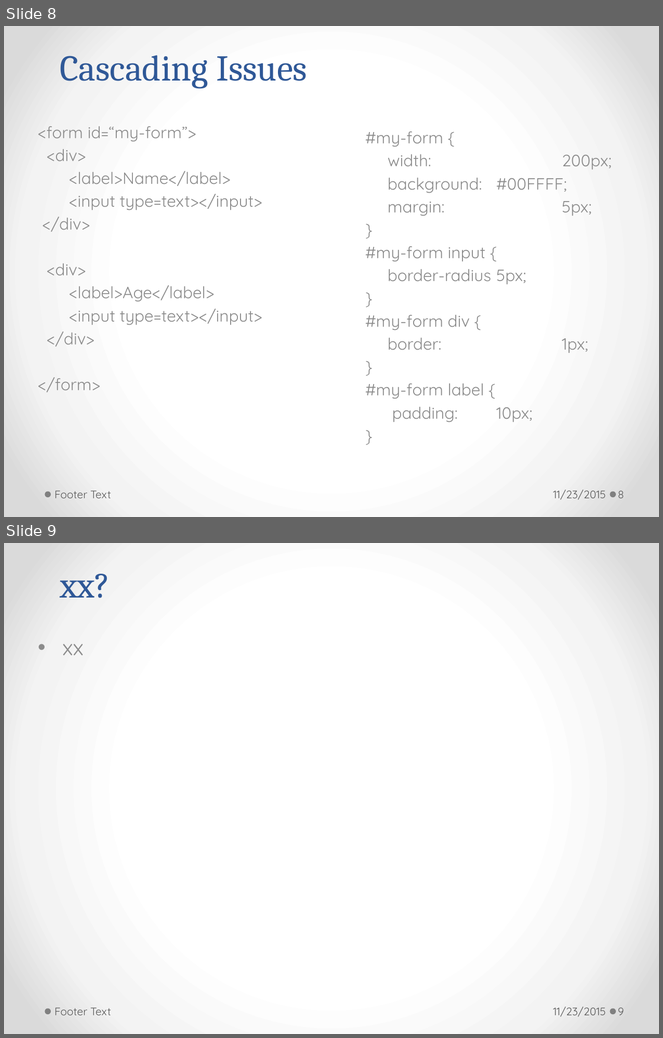
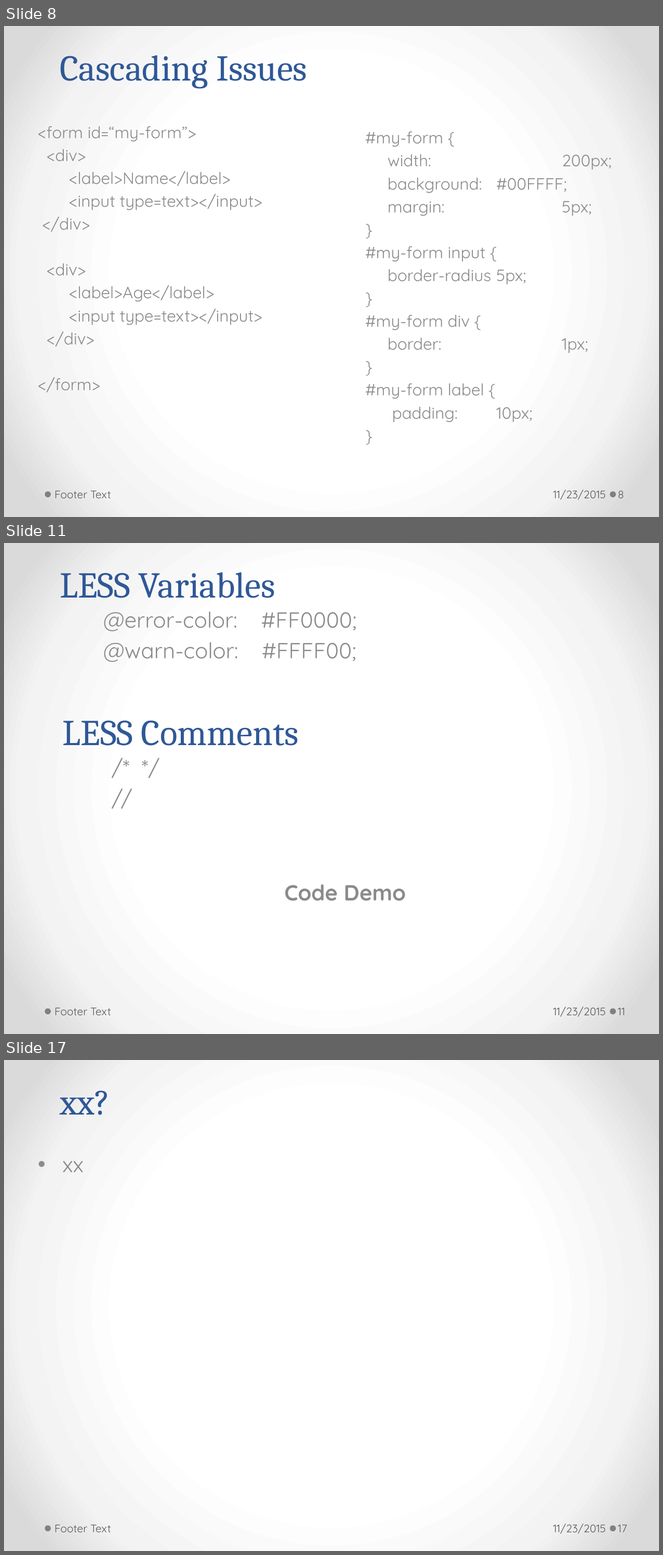
Before and after one commit to h-t-tran/work, a slide deck: brownbag/less/tech-presentation-less.pptx. Shown one above the other, each under a label of ours: slides 8 and 9 before the commit, slides 8, 11 and 17 after it; the slides between them are not shown. The pictures are 663x1038 and 663x1555 pixels, drawn with LibreOffice and Linux fonts; fonts in the diff are those of the drawing. Boxes give left, top, right and bottom in pixels: in the first picture for what was removed or moved away, otherwise in the second. Text is boxed around its words. In the diff, an @@ line names an element or a change of style, - is before the commit and + after.

Commit message:
less checkins

```diff
--- a/brownbag/less/tech-presentation-less.pptx
+++ b/brownbag/less/tech-presentation-less.pptx
@@ slide 11 added at bbox=[4, 543, 659, 1034], background gradient #FFFFFF to #F4F4F4 to #DADADA; not listed: 2 template elements that a slide beside it also shows @@
@@ title added at bbox=[60, 572, 276, 598], 40 pt, text #2F5897 @@
+LESS Variables
@@ subtitle added at bbox=[103, 612, 356, 662], 24 pt, text #8C8C8C @@
+@error-color: #FF0000;
+@warn-color: #FFFF00;
@@ text added at bbox=[62, 720, 299, 746], 40 pt, text #2F5897 @@
+LESS Comments
@@ text added at bbox=[39, 750, 624, 854], 24 pt, text #8C8C8C @@
+/* */
+//
@@ text added at bbox=[284, 885, 406, 901], 24 pt, text #8C8C8C, bold @@
+Code Demo
@@ text added at bbox=[54, 1008, 111, 1016], 12 pt, text #595959 @@
+Footer Text
@@ text added at bbox=[553, 1007, 606, 1017], 12 pt, text #595959 @@
+11/23/2015
@@ page number added at bbox=[618, 1008, 625, 1016], 12 pt, text #595959 @@
+11
@@ what was slide 9 is now slide 17 @@
@@ page number at bbox=[618, 1525, 627, 1533]: text changed @@
-9
+17
```
Also in this commit, not shown: 1 slide changed, 7 other slides added, 14 other files.
